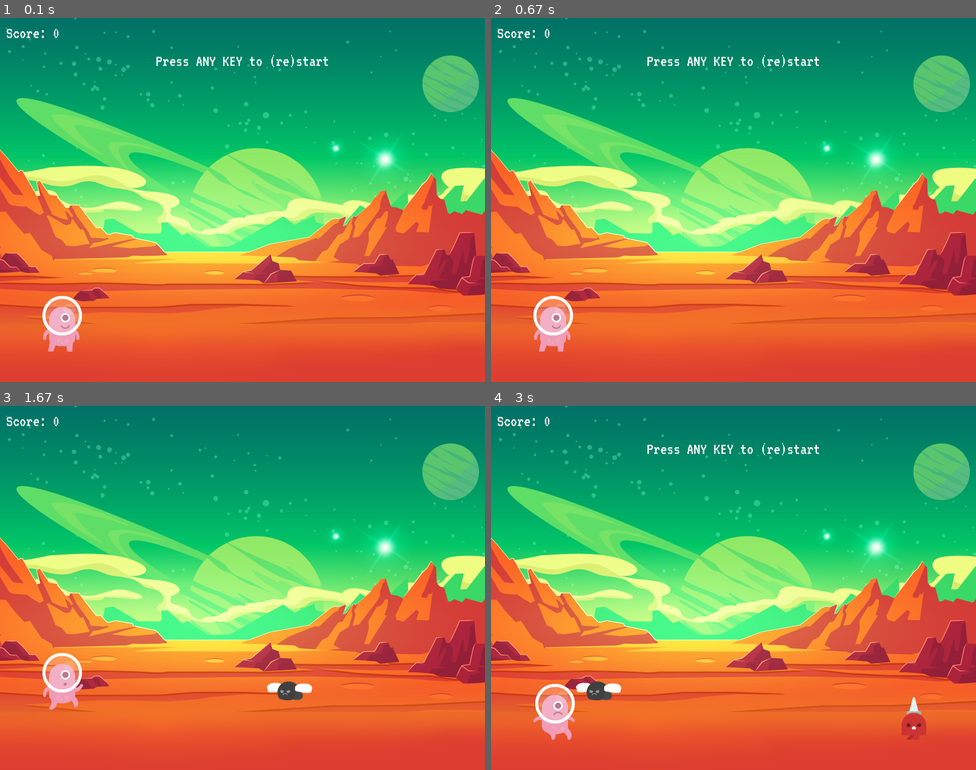
Above: before the commit, frames 1-4 (two rows, left to right).
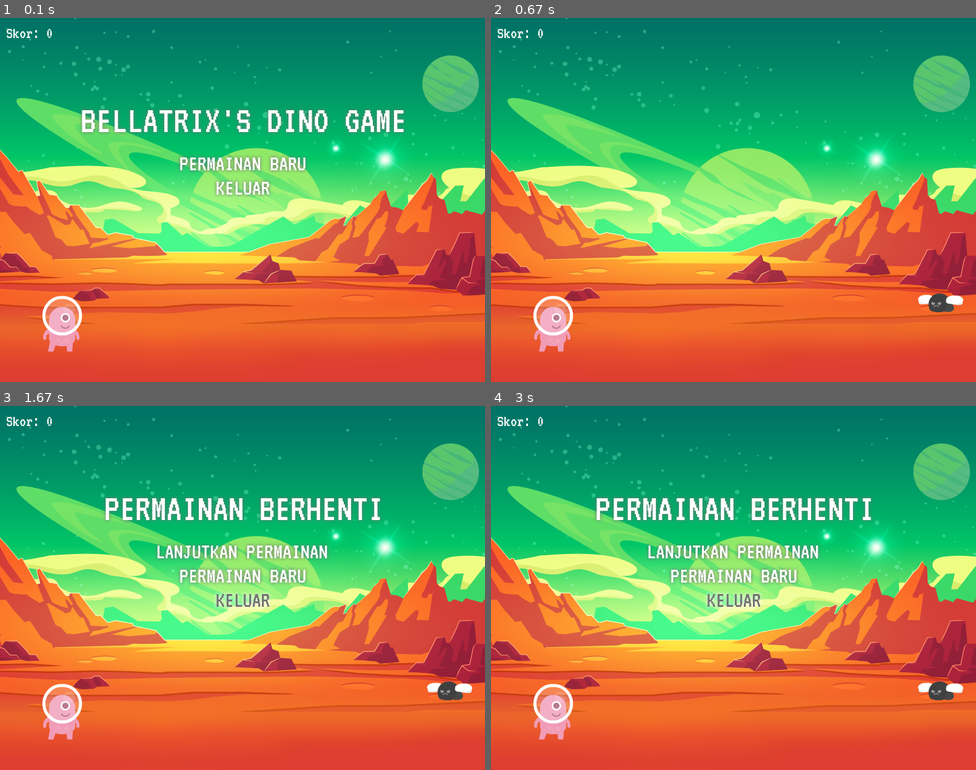
Above: after the commit, the same moments.

Repository: AndhikaWB/dino-pygame
Game: pygame game, started from main.py
Two runs of this game, one before a commit and one after it. Both use one fixed random seed, a clock stepped at 60 frames per second and the inputs below.
Inputs (mouse positions are in pixels of both pictures, inside the frame that each line leads up to):
- Up to frame 1 (0.1 s): no input
- Up to frame 2 (0.67 s): click (733, 163) at 0.38 s
- Up to frame 3 (1.67 s): hold Esc 0.67-1.13 s; hold Up 0.67-1.13 s; move the mouse to (223, 602) at 0.7 s
- Up to frame 4 (3 s): no input

The runs differ from the first frame. In frame 1, 4.5% of the frame differs, in the area x 2-84%, y 3-49%; in frame 2, 0.8%; in frame 3, 7.6%, in the area x 2-98%, y 3-92%; in frame 4, 7.2%.

Commit message:
Menu redesign

Diff:
--- a/dino.py
+++ b/dino.py
@@ -1,8 +1,11 @@
 import pygame
 
+# Ganti animasi tiap 5 frame
+anim_delay = 5
+
+# Pengaturan lompatan dino
 jump_speed = 7
 jump_height = 120
-anim_delay = 5
 
 class Dino:
     def __init__(self, road_height):
--- a/enemy.py
+++ b/enemy.py
@@ -1,10 +1,15 @@
 import pygame
 import random
 
+# Ganti animasi tiap 5 frame
+anim_delay = 5
+
+# Jarak antar musuh
 min_gap = 450
 max_gap = 650
+
+# Kecepatan gerak musuh
 move_speed = 12
-anim_delay = 5
 
 class Enemy:
     # List musuh yang ada
@@ -29,20 +34,20 @@
             self.instances.append(Papan(self.road_height, enemy_gap))
 
     def update(self, display, frame, menu, dino):
-            # Tambahkan musuh terus-menerus
-            self.generate(display)
-            for enemy in self.instances:
-                # Update posisi musuh secara perlahan
-                enemy.update(display, frame, menu.state)
-                if menu.state == "RUN":
-                    # Hapus musuh yang sudah di luar layar
-                    if enemy.state == "NOT_EXIST":
-                        self.instances.remove(enemy)
-                        menu.add_score()
-                    # Cek apakah dino bertabrakan dengan musuh
-                    if dino.rect.colliderect(enemy.rect):
-                        dino.hurt()
-                        menu.game_end()
+        # Tambahkan musuh terus-menerus
+        self.generate(display)
+        for enemy in self.instances:
+            # Update posisi musuh secara perlahan
+            enemy.update(display, frame, menu.state)
+            if menu.state == "RUN":
+                # Hapus musuh yang sudah di luar layar
+                if enemy.state == "NOT_EXIST":
+                    self.instances.remove(enemy)
+                    menu.add_score()
+                # Cek apakah dino bertabrakan dengan musuh
+                if dino.rect.colliderect(enemy.rect):
+                    dino.hurt()
+                    menu.game_end()
 
 class Papan:
     def __init__(self, road_height, pos_x):
@@ -71,18 +76,19 @@
         self.randomize()
 
     def randomize(self):
-        enemy_type = random.randint(0, 4)
+        enemy_type = random.randint(0, 2)
         # Ubah animasi musuh
         if enemy_type == 0:
             self.anim = self.snail_anim
         elif enemy_type == 1:
             self.anim = self.spike_anim
-        elif enemy_type > 1:
+        elif enemy_type == 2:
             self.anim = self.fly_anim
+            fly_height = random.randint(0, 3)
             # Ubah ketinggian musuh
-            if enemy_type == 2:
+            if fly_height == 0:
                 self.pos_y = 15
-            elif enemy_type == 3:
+            elif enemy_type == 1:
                 self.pos_y = 35
             else: self.pos_y = 60
 
--- a/main.py
+++ b/main.py
@@ -5,17 +5,18 @@
 from dino import Dino
 from enemy import Enemy
 
+# Ukuran layar game
 display_width = 800
 display_height = 600
-font_size = 28
+
+# Ketinggian jalan
 road_height = 50
 
 def dino_game():
-    # Instansiasi objek
+    # Inisiasi objek
     menu = Menu()
     dino = Dino(road_height)
     enemy = Enemy(road_height)
-
     # Inisiasi frame
     frame = 0
 
@@ -42,24 +43,26 @@
                 elif event.type == pygame.KEYUP:
                     dino.walk()
             elif menu.state != "RUN":
-                if event.type == pygame.KEYDOWN:
+                if event.type == pygame.MOUSEBUTTONDOWN:
                     if menu.state == "PAUSE":
-                        # Tekan R untuk memulai kembali
-                        if event.key == pygame.K_r:
+                        if menu.hover == 0:
+                            menu.game_run()
+                        elif menu.hover == 1:
                             menu.reset(display, dino, enemy)
-                        # Tekan ESC untuk melanjutkan
-                        elif event.key == pygame.K_ESCAPE:
-                            menu.game_run()
+                        elif menu.hover == 2:
+                            return
                     elif menu.state == "DIED":
-                        # Tekan APA SAJA untuk memulai kembali
-                        menu.reset(display, dino, enemy)
+                        if menu.hover == 0:
+                            menu.reset(display, dino, enemy)
+                        elif menu.hover == 1:
+                            return
 
         # Update pergerakan dino dan musuh
         dino.update(display, frame, menu)
         enemy.update(display, frame, menu, dino)
 
         # Update status menu dan display
-        menu.update(display, font)
+        menu.update(display, pygame.mouse.get_pos())
         pygame.display.update()
 
         # Atur frame untuk loop selanjutnya
@@ -73,7 +76,6 @@
     pygame.display.set_caption("Bellatrix's Dino Game")
     background = pygame.image.load("assets/background_01.png")
     display = pygame.display.set_mode((display_width, display_height))
-    font = pygame.font.Font("assets/VT323-Regular.ttf", font_size)
     fps = pygame.time.Clock()
     # Panggil game
     dino_game()
--- a/menu.py
+++ b/menu.py
@@ -1,7 +1,20 @@
 import pygame
 
+# Font untuk teks skor
+font_size = 28
+font_color = (255, 255, 255)
+
+# Batas kecepatan game
 min_speed = 30
 max_speed = 60
+
+# Skor +10 tiap 5 rintangan
+score_point_add = 10
+score_point_gap = 5
+
+# Speed +3 tiap 10 rintangan
+score_speed_add = 3
+score_speed_gap = 30
 
 class Menu:
     def __init__(self):
@@ -11,18 +24,43 @@
         self.state = "DIED"
         # Kecepatan game
         self.speed = min_speed
+        # Font game
+        self.font = pygame.font.Font("assets/VT323-Regular.ttf", font_size)
+        # Animasi pada menu game
+        self.title_text = [
+            pygame.image.load("assets/title_start_01.png").convert_alpha(),
+            pygame.image.load("assets/title_pause_01.png").convert_alpha(),
+            pygame.image.load("assets/title_end_01.png").convert_alpha()
+        ]
+        self.menu_continue = [
+            pygame.image.load("assets/menu_continue_01.png").convert_alpha(),
+            pygame.image.load("assets/menu_continue_02.png").convert_alpha()
+        ]
+        self.menu_start = [
+            pygame.image.load("assets/menu_start_01.png").convert_alpha(),
+            pygame.image.load("assets/menu_start_02.png").convert_alpha()
+        ]
+        self.menu_exit = [
+            pygame.image.load("assets/menu_exit_01.png").convert_alpha(),
+            pygame.image.load("assets/menu_exit_02.png").convert_alpha()
+        ]
+        # Judul dan pilihan menu yang ditampilkan
+        self.title = self.title_text[0]
+        self.menu = [ self.menu_start, self.menu_exit ]
+        # Posisi mouse pada pilihan menu
+        self.hover = None
 
     def add_score(self):
         self.score += 1
-        # Bonus skor tiap 5 rintangan
-        if self.score % 5 == 0:
-            self.score += 10
-            print(f"Game score +10 ({self.score})")
-        # Tambah kecepatan tiap 10 rintangan
-        if self.score % 30 == 0:
+        # Bonus skor tiap X rintangan
+        if self.score % score_point_gap == 0:
+            self.score += score_point_add
+            print(f"Score +{score_point_add} ({self.score})")
+        # Tambah kecepatan tiap X rintangan
+        if self.score % score_speed_gap == 0:
             if self.speed < max_speed:
-                self.speed += 3
-                print(f"Game speed +3 ({self.speed})")
+                self.speed += score_speed_add
+                print(f"Speed +{score_speed_add} ({self.speed})")
 
     def game_run(self):
         # Posisi game sedang berjalan
@@ -31,11 +69,19 @@
     def game_pause(self):
         # Posisi game sedang di menu pause
         self.state = "PAUSE"
+        # Atur judul dan pilihan menu
+        self.hover = None
+        self.title = self.title_text[1]
+        self.menu = [ self.menu_continue, self.menu_start, self.menu_exit ]
 
     def game_end(self):
         # Posisi game sedang di menu game over
         print(f"Game over ({self.score})")
         self.state = "DIED"
+        # Atur judul dan pilihan menu
+        self.hover = None
+        self.title = self.title_text[2]
+        self.menu = [ self.menu_start, self.menu_exit ]
 
     def reset(self, display, dino, enemy):
         # Reset skor dan status
@@ -45,18 +91,33 @@
         dino.reset()
         enemy.reset(display)
 
-    def update(self, display, font):
+    def update(self, display, mouse_pos):
         # Update skor secara terus menerus
-        score_text = font.render("Score: " + str(self.score), True, (255, 255, 255))
+        score_text = self.font.render("Skor: " + str(self.score), True, font_color)
         display.blit(score_text, (10, 10))
 
-        if self.state == "PAUSE":
-            help_text = font.render("Press R to reset or ESC to continue", True, (255, 255, 255))
-            help_text_rect = help_text.get_rect()
-            help_text_rect.center = (display.get_width() // 2, 70)
-            display.blit(help_text, help_text_rect)
-        elif self.state == "DIED":
-            help_text = font.render("Press ANY KEY to (re)start", True, (255, 255, 255))
-            help_text_rect = help_text.get_rect()
-            help_text_rect.center = (display.get_width() // 2, 70)
-            display.blit(help_text, help_text_rect)
+        # Tampilkan menu pause/game over
+        if self.state != "RUN":
+            # Ketinggian judul menu
+            title_pos_y = 170
+            # Ketinggian pilihan menu saat ini
+            menu_pos_y = title_pos_y + 70
+            # Jarak untuk pilihan menu selanjutnya
+            menu_gap = 40
+
+            # Tampilkan judul menu
+            title_rect = self.title.get_rect(center = (display.get_width() // 2, title_pos_y))
+            display.blit(self.title, title_rect)
+
+            # Enumerasi tiap-tiap pilihan menu
+            for index, choice in enumerate(self.menu):
+                # Dapatkan posisi pilihan ke X pada menu
+                choice_rect = choice[0].get_rect(center = (display.get_width() // 2, menu_pos_y))
+                # Jika posisi mouse pada pilihan ke X
+                if choice_rect.collidepoint(mouse_pos):
+                    display.blit(choice[1], choice_rect)
+                    self.hover = index
+                # Jika posisi mouse dikoordinat lain
+                else: display.blit(choice[0], choice_rect)
+                # Cegah overlap untuk pilihan menu selanjutnya
+                menu_pos_y += menu_gap
Binary file added: assets/menu_continue_01.png
Binary file added: assets/menu_continue_02.png
Binary file added: assets/menu_exit_01.png
Binary file added: assets/menu_exit_02.png
Binary file added: assets/menu_start_01.png
Binary file added: assets/menu_start_02.png
Binary file added: assets/title_end_01.png
Binary file added: assets/title_pause_01.png
Binary file added: assets/title_start_01.png
